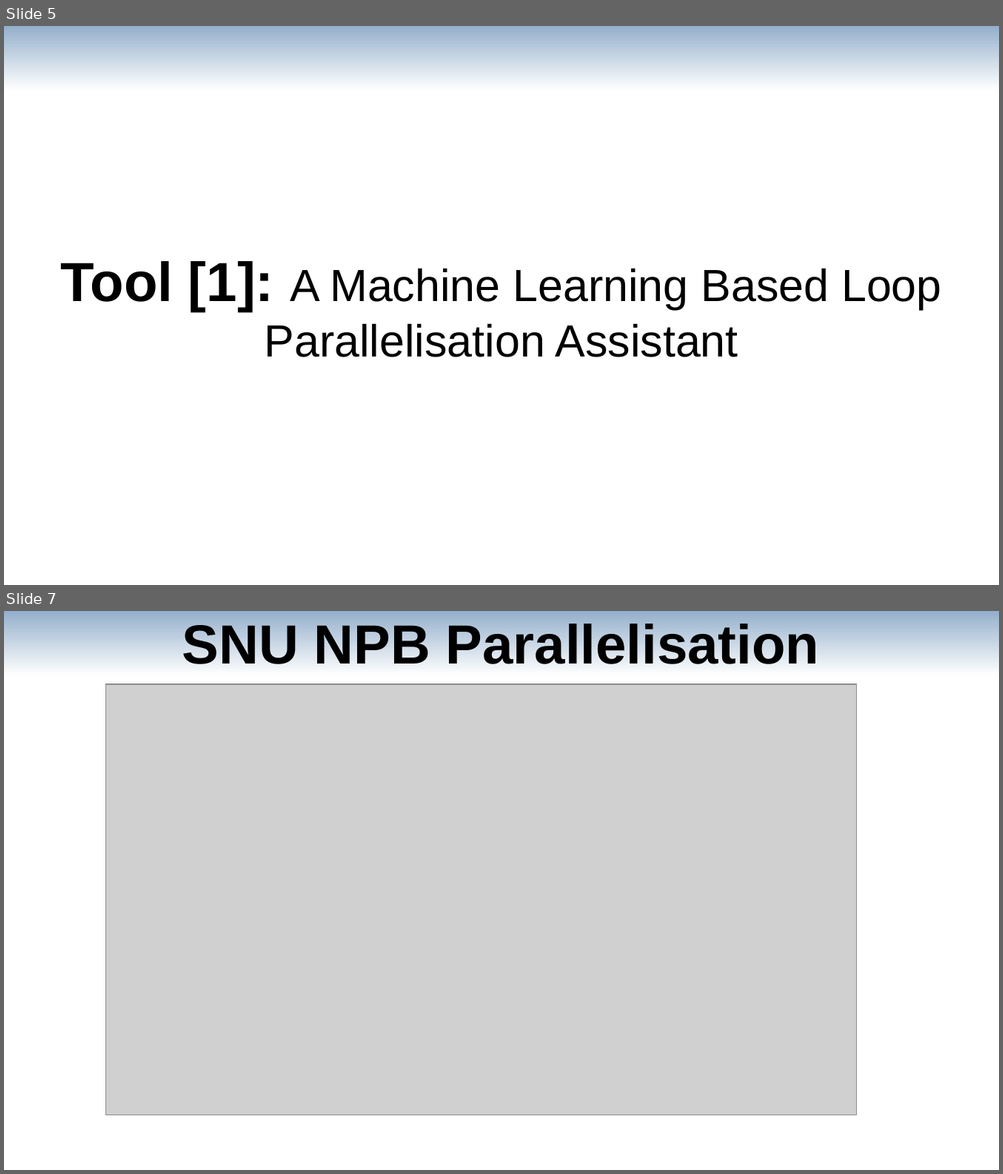
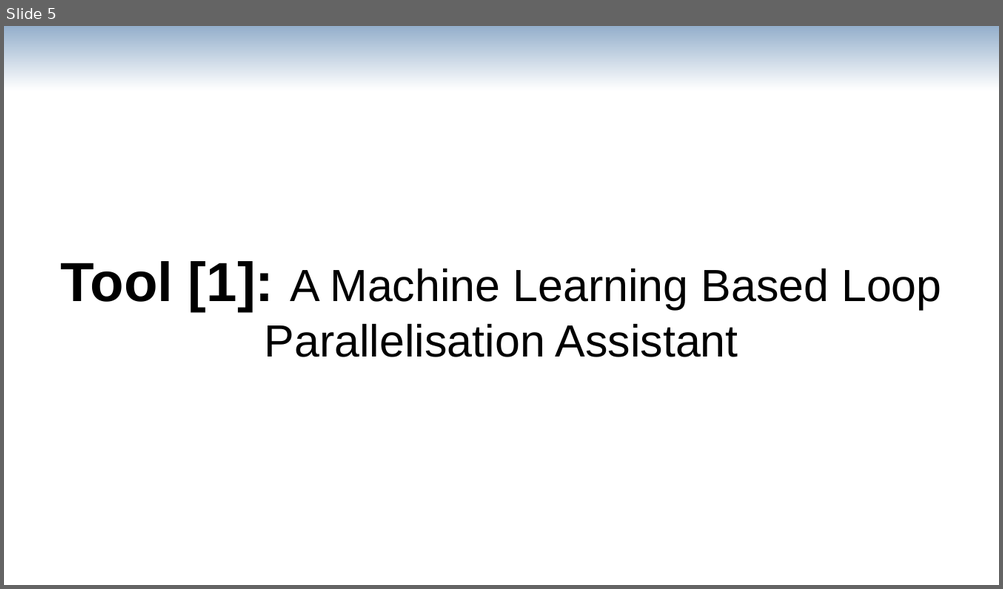
Before and after one commit to av-maramzin/DCP, a slide deck: doc/first_year_review/presentation.odp. Shown one above the other, each under a label of ours: slides 5 and 7 before the commit, slide 5 after it; the slides between them are not shown. The pictures are 1003x1174 and 1003x589 pixels, drawn with LibreOffice and Linux fonts; fonts in the diff are those of the drawing; grey boxes stand for pictures. Boxes give left, top, right and bottom in pixels: in the first picture for what was removed or moved away, otherwise in the second. Text is boxed around its words. In the diff, an @@ line names an element or a change of style, - is before the commit and + after.

```diff
--- a/doc/first_year_review/presentation.odp
+++ b/doc/first_year_review/presentation.odp
@@ slide 7 removed at (4, 611, 999, 1170), background #FFFFFF @@
@@ rectangle removed at (4, 611, 999, 675) @@
@@ title removed at (182, 624, 819, 674) @@
-SNU NPB Parallelisation
@@ picture removed at (106, 684, 857, 1116) @@
```
Also in this commit, not shown: 11 slides changed, 5 slides added, 5 other slides removed, 2 other files.
